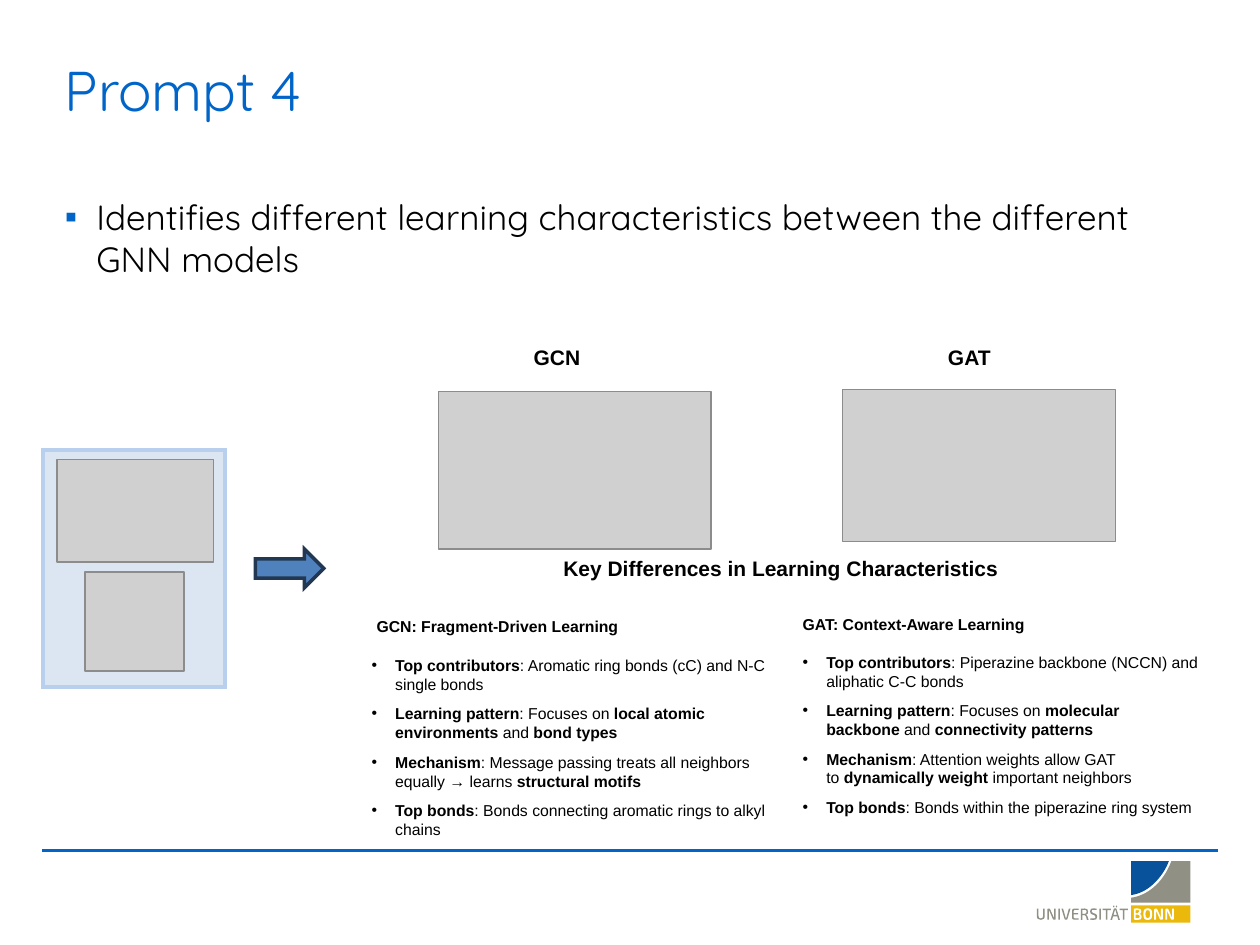
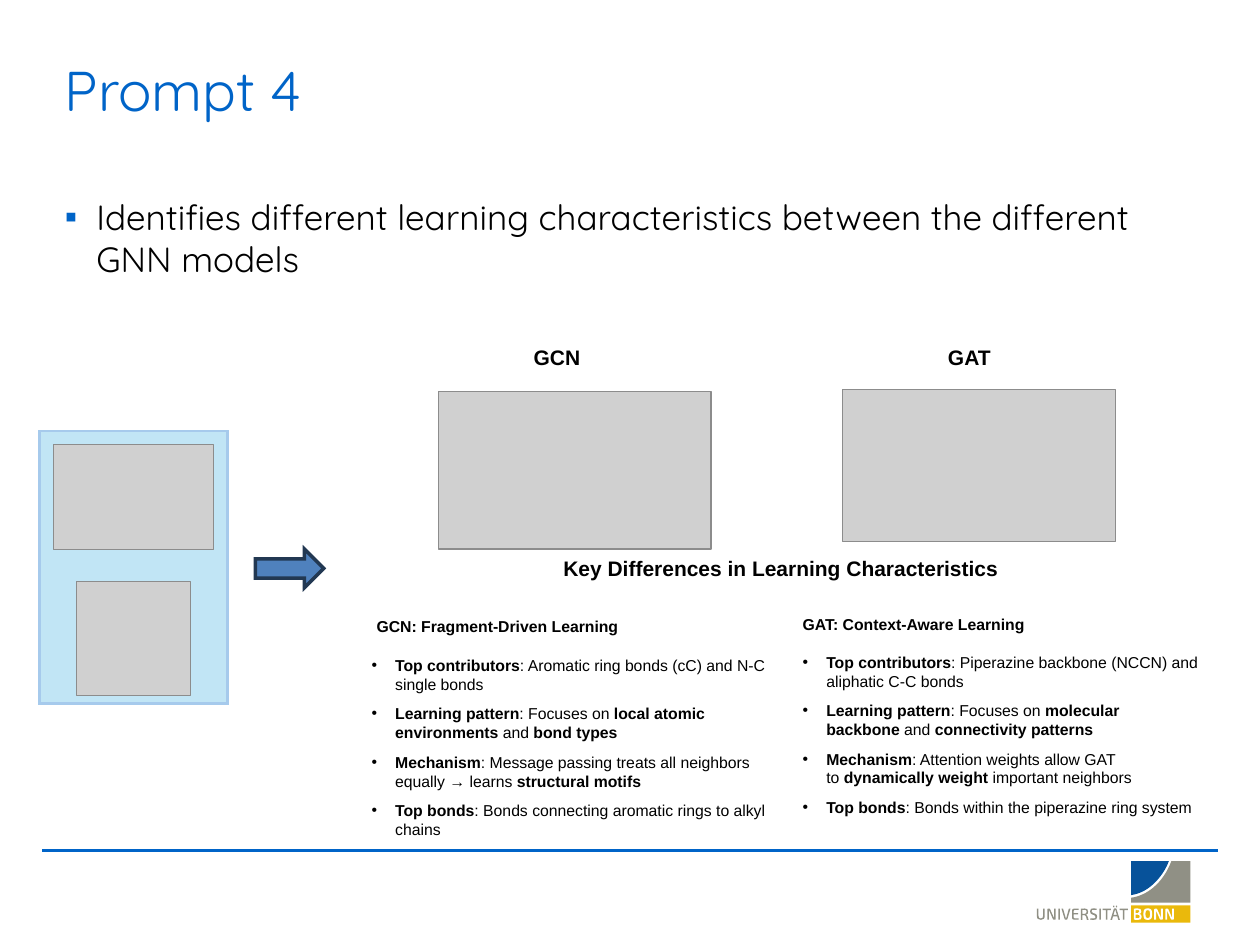
Before and after one commit to LSI-Uni-Bonn/ChemicHAL, a slide deck: slide 18 of slides/AI_Agent_Explainability.pptx (slide 19 before the commit). Drawn at 1260x945 pixels with LibreOffice and Linux fonts; fonts in the diff are those of the drawing; grey boxes stand for pictures; background and template pictures are left out. Boxes give left, top, right and bottom in pixels: in the first picture for what was removed or moved away, otherwise in the second. Text is boxed around its words. In the diff, an @@ line names an element or a change of style, - is before the commit and + after.

```diff
--- a/slides/AI_Agent_Explainability.pptx
+++ b/slides/AI_Agent_Explainability.pptx
@@ rectangle: place and size @@
-rectangle at bbox=[43, 450, 226, 687]
+rectangle at bbox=[39, 431, 227, 703]
@@ rectangle at bbox=[39, 431, 227, 703]: fill #DCE6F2 to #C1E5F5; outline #B8D0ED 2 pt to #A6CAEC 1.5 pt @@
@@ picture: place and size @@
-picture at bbox=[57, 460, 213, 562]
+picture at bbox=[53, 445, 213, 549]
@@ picture: place and size @@
-picture at bbox=[86, 572, 185, 672]
+picture at bbox=[77, 582, 190, 696]
```
Also in this commit, not shown: 23 other slides changed.
